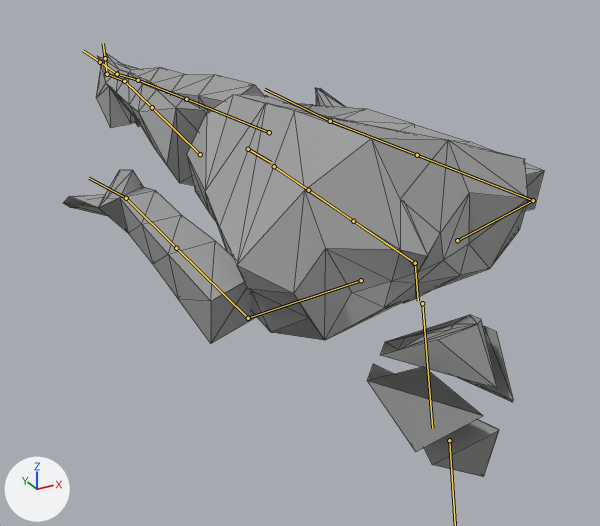
Renders of the glTF model glb_imports/8164_meshes.glb from each side of a commit.
One viewpoint serves both versions: a camera (50 mm lens) standing at (-9.4, -23.1, 15.3) and looking at (1.2, -3.7, 5.7). The lights are fixed; the arrows at lower left show +X, +Y and +Z. Both versions are drawn at frame 36 of the action 'SemicircleDashTP'; the numbers are the values there. The bones that bend it are drawn over the model as lines. Mesh edges are drawn as thin lines.

Names of what the first picture shows: 'Body.001'.
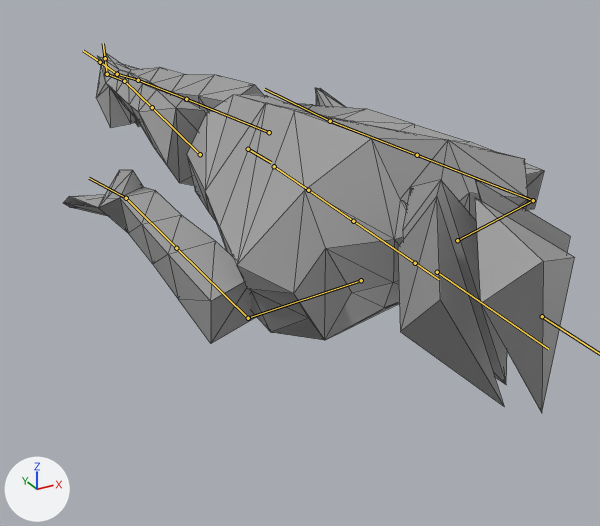
What differs and where, as boxes [x1, y1, x2, y2] in the pictures (600 x 526 px):
'Body.001', posed (6% wider, 15% shorter)
    before: [63, 52, 544, 477]
    after: [63, 52, 575, 413]
bone 'mixamorig:Neck', root to tip
    before: (415, 263) to (418, 301)
    after: (415, 263) to (439, 279)

The change in detail:
Bone 'mixamorig:Neck' (bone_mixamorig_neck) turns from (-90, 0, 0) to (2, 7, -5) degrees about its own x, y and z.
